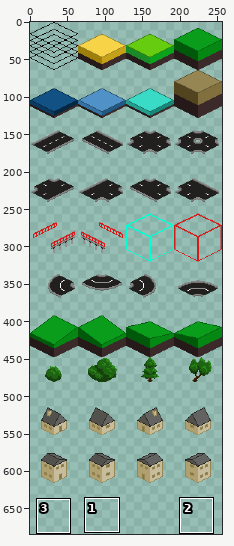
File history of a sprite sheet, internal/ui/assets/geo-spritesheet.png. Above: a wide view before the commit, with the close-up outlined.
Close-up. Old version:
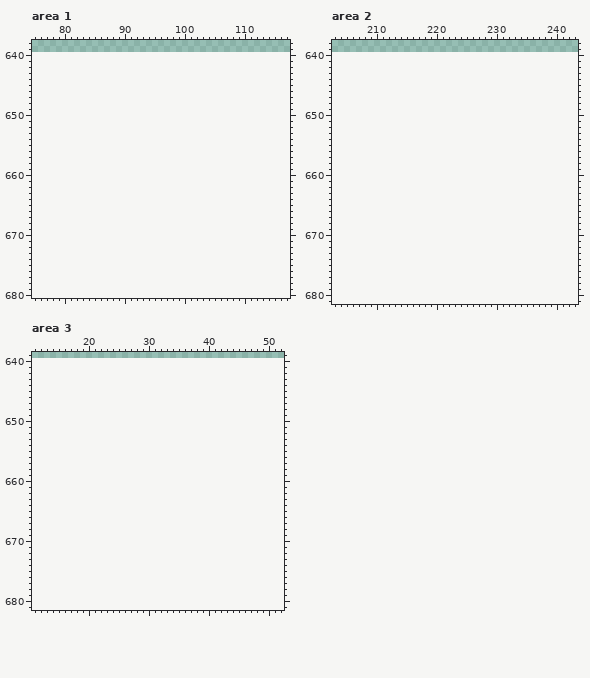
The file is 256x640 pixels. Colours within 5 levels of each other are drawn and written as one. Shown: area 1: x 75..117, y 638..680; area 2: x 203..243, y 638..681; area 3: x 11..52, y 639..681. The old version is drawn lined up with the new one, on the new canvas. The wide view leaves out empty margins. The commit also changed other parts of the picture, which this record leaves out.
The same view after the edit:
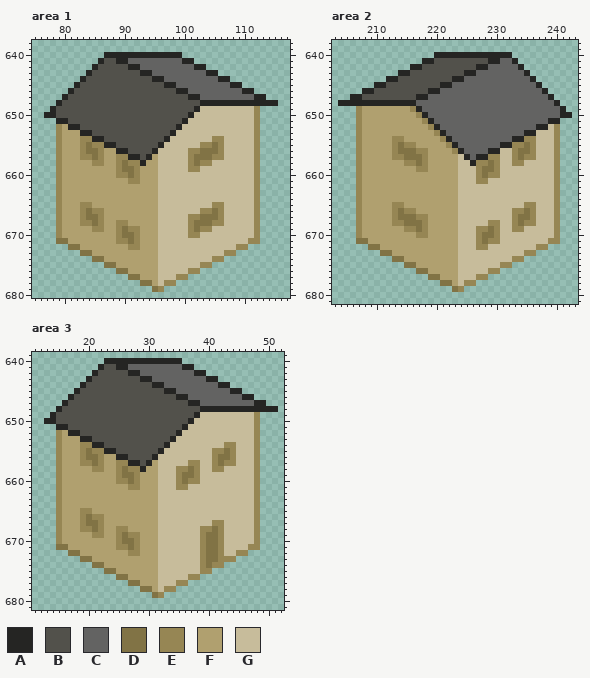
Palette (. is transparent): A #252523  B #52514b  C #636362  D #817345  E #968654  F #b0a06f  G #c7bc9b
Difference:
canvas 256x640 -> 256x704
Changed rows in their new state; - is an unchanged pixel.
Area 1:
first column x 77:
640 ----------AAAAAAAAAAAAA----------------
641 ---------ABBAACCCCCCCCCAA--------------
642 --------ABBBBBAACCCCCCCCCAA------------
643 -------ABBBBBBBBAACCCCCCCCCAA----------
644 ------ABBBBBBBBBBBAACCCCCCCCCAA--------
645 -----ABBBBBBBBBBBBBBAACCCCCCCCCAA------
646 ----ABBBBBBBBBBBBBBBBBAACCCCCCCCCAA----
647 ---ABBBBBBBBBBBBBBBBBBBBAACCCCCCCCCAA--
648 --ABBBBBBBBBBBBBBBBBBBBBBBAAAAAAAAAAAAA
649 -ABBBBBBBBBBBBBBBBBBBBBBBAGGGGGGGGGE---
650 AABBBBBBBBBBBBBBBBBBBBBBAGGGGGGGGGGE---
651 --AABBBBBBBBBBBBBBBBBBBAGGGGGGGGGGGE---
652 --EFAABBBBBBBBBBBBBBBBAGGGGGGGGGGGGE---
653 --EFFFAABBBBBBBBBBBBBAGGGGGGGGGGGGGE---
654 --EFFFEEAABBBBBBBBBBAGGGGGGGEEGGGGGE---
655 --EFFFEDEEAABBBBBBBAGGGGGGEEDEGGGGGE---
656 --EFFFEDDEFFAABBBBAGGGGGEEDDDEGGGGGE---
657 --EFFFEEDEFFEEAABAFGGGGGEDDDEEGGGGGE---
658 --EFFFFFEEFFEDEEAFFGGGGGEDEEGGGGGGGE---
659 --EFFFFFFFFFEDDEFFFGGGGGEEGGGGGGGGGE---
660 --EFFFFFFFFFEEDEFFFGGGGGGGGGGGGGGGGE---
661 --EFFFFFFFFFFFEEFFFGGGGGGGGGGGGGGGGE---
662 --EFFFFFFFFFFFFFFFFGGGGGGGGGGGGGGGGE---
663 --EFFFFFFFFFFFFFFFFGGGGGGGGGGGGGGGGE---
664 --EFFFFFFFFFFFFFFFFGGGGGGGGGGGGGGGGE---
665 --EFFFEEFFFFFFFFFFFGGGGGGGGGEEGGGGGE---
666 --EFFFEDEEFFFFFFFFFGGGGGGGEEDEGGGGGE---
667 --EFFFEDDEFFFFFFFFFGGGGGEEDDDEGGGGGE---
668 --EFFFEEDEFFEEFFFFFGGGGGEDDDEEGGGGGE---
669 --EFFFFFEEFFEDEEFFFGGGGGEDEEGGGGGGGE---
670 --EFFFFFFFFFEDDEFFFGGGGGEEGGGGGGGGGE---
671 --DDFFFFFFFFEEDEFFFGGGGGGGGGGGGGGGEE---
672 ----DDFFFFFFFFEEFFFGGGGGGGGGGGGGEE-----
673 ------DDFFFFFFFFFFFGGGGGGGGGGGEE-------
674 --------DDFFFFFFFFFGGGGGGGGGEE---------
675 ----------DDFFFFFFFGGGGGGGEE-----------
676 ------------DDFFFFFGGGGGEE-------------
677 --------------DDFFFGGGEE---------------
678 ----------------DDFGEE-----------------
679 ------------------DE-------------------
Area 2:
first column x 204:
640 ----------------AAAAAAAAAAAAA----------
641 --------------AABBBBBBBBBAACCA---------
642 ------------AABBBBBBBBBAACCCCCA--------
643 ----------AABBBBBBBBBAACCCCCCCCA-------
644 --------AABBBBBBBBBAACCCCCCCCCCCA------
645 ------AABBBBBBBBBAACCCCCCCCCCCCCCA-----
646 ----AABBBBBBBBBAACCCCCCCCCCCCCCCCCA----
647 --AABBBBBBBBBAACCCCCCCCCCCCCCCCCCCCA---
648 AAAAAAAAAAAAACCCCCCCCCCCCCCCCCCCCCCCA--
649 ---EFFFFFFFFEACCCCCCCCCCCCCCCCCCCCCCCA-
650 ---EFFFFFFFFFEACCCCCCCCCCCCCCCCCCCCCCAA
651 ---EFFFFFFFFFFEACCCCCCCCCCCCCCCCCCCAA--
652 ---EFFFFFFFFFFFEACCCCCCCCCCCCCCCCAAGE--
653 ---EFFFFFFFFFFFFEACCCCCCCCCCCCCAAGGGE--
654 ---EFFFFFEEFFFFFFEACCCCCCCCCCAAEEGGGE--
655 ---EFFFFFEDEEFFFFFEACCCCCCCAAEEDEGGGE--
656 ---EFFFFFEDDDEEFFFFEACCCCAAGGEDDEGGGE--
657 ---EFFFFFEEDDDEFFFFFGACAAEEGGEDEEGGGE--
658 ---EFFFFFFFEEDEFFFFFGGAEEDEGGEEGGGGGE--
659 ---EFFFFFFFFFEEFFFFFGGGEDDEGGGGGGGGGE--
660 ---EFFFFFFFFFFFFFFFFGGGEDEEGGGGGGGGGE--
661 ---EFFFFFFFFFFFFFFFFGGGEEGGGGGGGGGGGE--
662 ---EFFFFFFFFFFFFFFFFGGGGGGGGGGGGGGGGE--
663 ---EFFFFFFFFFFFFFFFFGGGGGGGGGGGGGGGGE--
664 ---EFFFFFFFFFFFFFFFFGGGGGGGGGGGGGGGGE--
665 ---EFFFFFEEFFFFFFFFFGGGGGGGGGGGEEGGGE--
666 ---EFFFFFEDEEFFFFFFFGGGGGGGGGEEDEGGGE--
667 ---EFFFFFEDDDEEFFFFFGGGGGGGGGEDDEGGGE--
668 ---EFFFFFEEDDDEFFFFFGGGGGEEGGEDEEGGGE--
669 ---EFFFFFFFEEDEFFFFFGGGEEDEGGEEGGGGGE--
670 ---EFFFFFFFFFEEFFFFFGGGEDDEGGGGGGGGGE--
671 ---DDFFFFFFFFFFFFFFFGGGEDEEGGGGGGGGEE--
672 -----DDFFFFFFFFFFFFFGGGEEGGGGGGGGEE----
673 -------DDFFFFFFFFFFFGGGGGGGGGGGEE------
674 ---------DDFFFFFFFFFGGGGGGGGGEE--------
675 -----------DDFFFFFFFGGGGGGGEE----------
676 -------------DDFFFFFGGGGGEE------------
677 ---------------DDFFFGGGEE--------------
678 -----------------DDFGEE----------------
679 -------------------DE------------------
Area 3:
first column x 13:
640 ----------AAAAAAAAAAAAA----------------
641 ---------ABBAACCCCCCCCCAA--------------
642 --------ABBBBBAACCCCCCCCCAA------------
643 -------ABBBBBBBBAACCCCCCCCCAA----------
644 ------ABBBBBBBBBBBAACCCCCCCCCAA--------
645 -----ABBBBBBBBBBBBBBAACCCCCCCCCAA------
646 ----ABBBBBBBBBBBBBBBBBAACCCCCCCCCAA----
647 ---ABBBBBBBBBBBBBBBBBBBBAACCCCCCCCCAA--
648 --ABBBBBBBBBBBBBBBBBBBBBBBAAAAAAAAAAAAA
649 -ABBBBBBBBBBBBBBBBBBBBBBBAGGGGGGGGGE---
650 AABBBBBBBBBBBBBBBBBBBBBBAGGGGGGGGGGE---
651 --AABBBBBBBBBBBBBBBBBBBAGGGGGGGGGGGE---
652 --EFAABBBBBBBBBBBBBBBBAGGGGGGGGGGGGE---
653 --EFFFAABBBBBBBBBBBBBAGGGGGGGGGGGGGE---
654 --EFFFEEAABBBBBBBBBBAGGGGGGGGGEEGGGE---
655 --EFFFEDEEAABBBBBBBAGGGGGGGGEEDEGGGE---
656 --EFFFEDDEFFAABBBBAGGGGGGGGGEDDEGGGE---
657 --EFFFEEDEFFEEAABAFGGGGGEEGGEDEEGGGE---
658 --EFFFFFEEFFEDEEAFFGGGEEDEGGEEGGGGGE---
659 --EFFFFFFFFFEDDEFFFGGGEDDEGGGGGGGGGE---
660 --EFFFFFFFFFEEDEFFFGGGEDEEGGGGGGGGGE---
661 --EFFFFFFFFFFFEEFFFGGGEEGGGGGGGGGGGE---
662 --EFFFFFFFFFFFFFFFFGGGGGGGGGGGGGGGGE---
663 --EFFFFFFFFFFFFFFFFGGGGGGGGGGGGGGGGE---
664 --EFFFFFFFFFFFFFFFFGGGGGGGGGGGGGGGGE---
665 --EFFFEEFFFFFFFFFFFGGGGGGGGGGGGGGGGE---
666 --EFFFEDEEFFFFFFFFFGGGGGGGGGGGGGGGGE---
667 --EFFFEDDEFFFFFFFFFGGGGGGGGGEEGGGGGE---
668 --EFFFEEDEFFEEFFFFFGGGGGGGEEDEGGGGGE---
669 --EFFFFFEEFFEDEEFFFGGGGGGGEDDEGGGGGE---
670 --EFFFFFFFFFEDDEFFFGGGGGGGEDDEGGGGGE---
671 --DDFFFFFFFFEEDEFFFGGGGGGGEDDEGGGGEE---
672 ----DDFFFFFFFFEEFFFGGGGGGGEDDEGGEE-----
673 ------DDFFFFFFFFFFFGGGGGGGEDDEEE-------
674 --------DDFFFFFFFFFGGGGGGGEDEE---------
675 ----------DDFFFFFFFGGGGGGGEE-----------
676 ------------DDFFFFFGGGGGEE-------------
677 --------------DDFFFGGGEE---------------
678 ----------------DDFGEE-----------------
679 ------------------DE-------------------
Pixel boxes of the changes (left, top, right, bottom) in both close-ups:
added: (44, 52, 278, 292)
added: (338, 52, 572, 292)
added: (44, 358, 278, 598)
